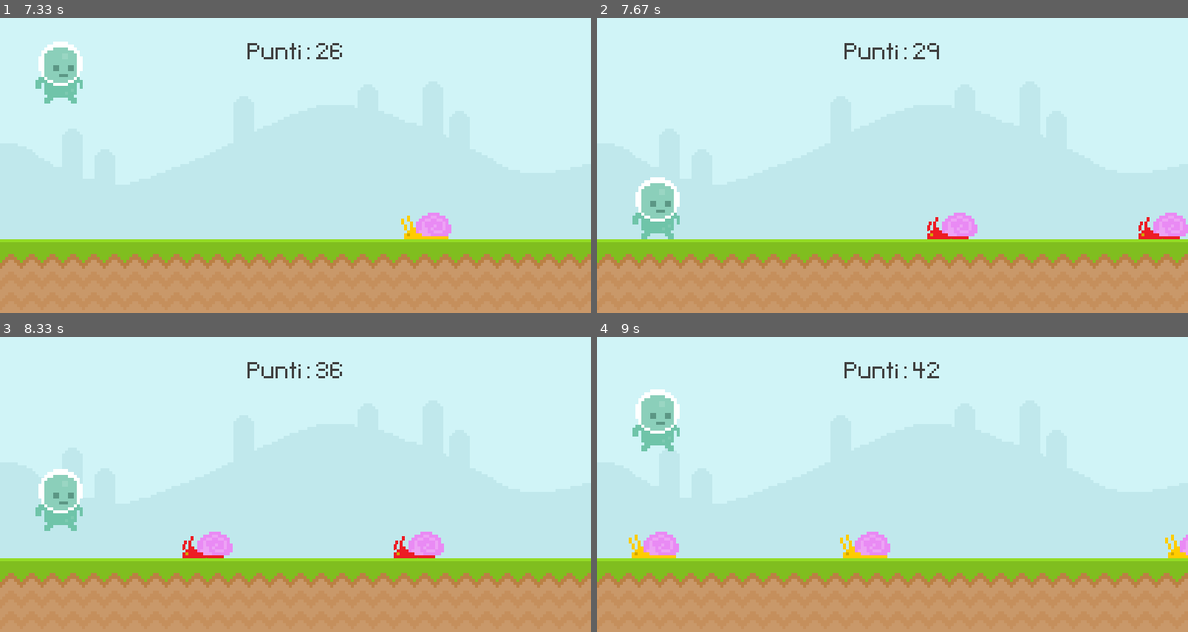
Above: before the commit, frames 1-4 (two rows, left to right).
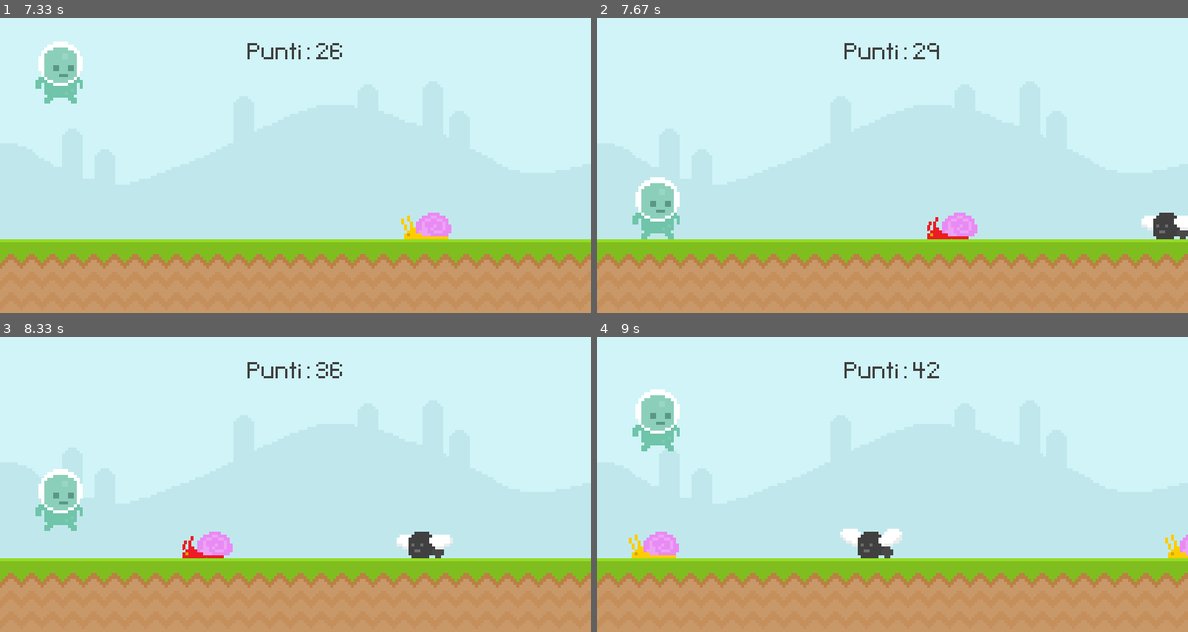
Above: after the commit, the same moments.

Repository: mlongano/1q-pygame-dinosour
Game: pygame game, started from sanni/running.py
Two runs of this game, one before a commit and one after it. Both use one fixed random seed, a clock stepped at 60 frames per second and the inputs below.
Inputs:
- Up to frame 1 (7.33 s): tap Space at 0.33, 3.17, 3.57, 3.87, 4.07, 4.4, 4.7, 4.9, 5.2, 5.47, 5.8, 6.1, 6.23, 6.63, 6.93 s
- Up to frame 2 (7.67 s): no input
- Up to frame 3 (8.33 s): tap Space at 7.7, 8, 8.2 s
- Up to frame 4 (9 s): tap Space at 8.5 s

Frame 1 is identical in both runs. In frame 2, 0.7% of the frame differs, in the area x 91-100%, y 66-75%; in frame 3, 0.7%; in frame 4, 0.8%, in the area x 41-52%, y 65-75%.

Commit message:
Aggiungi il secondo tipo di mob

Diff:
--- a/sanni/mob.py
+++ b/sanni/mob.py
@@ -5,17 +5,24 @@
 
 class Mob(Sprite):
 
-    def __init__(self):
+    def __init__(self, mob_type):
         super().__init__()  # costruttore dello sprite
 
-        snail_1 = pygame.image.load("graphics/snail/snail1.png").convert_alpha()
-        snail_2 = pygame.image.load("graphics/snail/snail2.png").convert_alpha()
-
-        self.snail_frames = [snail_1, snail_2]
+        self.mob_frames = {
+            "snail": [
+                pygame.image.load("graphics/snail/snail1.png").convert_alpha(),
+                pygame.image.load("graphics/snail/snail2.png").convert_alpha(),
+            ],
+            "fly": [
+                pygame.image.load("graphics/fly/fly1.png").convert_alpha(),
+                pygame.image.load("graphics/fly/fly2.png").convert_alpha(),
+            ],
+        }
 
         self.last_update = pygame.time.get_ticks()
+        self.current_frames = self.mob_frames[mob_type]
+        self.current_frame = 0
         self.frame_rate = 100
-        self.current_frame = 0
 
         # Modo piu' sintetico di creare i frame:
         # self.snail_frames = [
@@ -25,22 +32,22 @@
 
         y_pos = 300
 
-        self.image = snail_1
+        self.image = self.current_frames[self.current_frame]
         self.rect = self.image.get_rect(bottomleft=(randint(900, 1100), y_pos))
 
     def update(self):
         self.rect.x -= 5
         self.animate()
-        self.destroy_onexit()
+        self.destroy()
 
     def animate(self):
         now = pygame.time.get_ticks()
         if now - self.last_update > self.frame_rate:
             self.last_update = now
-            self.current_frame = (self.current_frame + 1) % len(self.snail_frames)
-            self.image = self.snail_frames[self.current_frame]
+            self.current_frame = (self.current_frame + 1) % len(self.current_frames)
+            self.image = self.current_frames[self.current_frame]
 
     # rimuovere lo sprite quando esce dallo schermo
-    def destroy_onexit(self):
+    def destroy(self):
         if self.rect.right <= 0:
             self.kill()
--- a/sanni/running.py
+++ b/sanni/running.py
@@ -67,7 +67,8 @@
 player.add(Player())  # istanza del giocatore aggiunta agli sprite
 
 mobs = pygame.sprite.Group()
-mobs.add(Mob())
+mob_type = choice(["snail", "fly"])
+mobs.add(Mob(mob_type))
 
 # logica dello spawn (23 eventi base, i restanti sono per l'utente)
 spawn_timer = pygame.USEREVENT + 1
@@ -86,7 +87,8 @@
         if game_active:
             # controllo se è "scaduto" il timer
             if event.type == spawn_timer:
-                mobs.add(Mob())
+                mob_type = choice(["snail", "fly"])
+                mobs.add(Mob(mob_type))
 
         # se sono nel menu, riavvio
         else:
